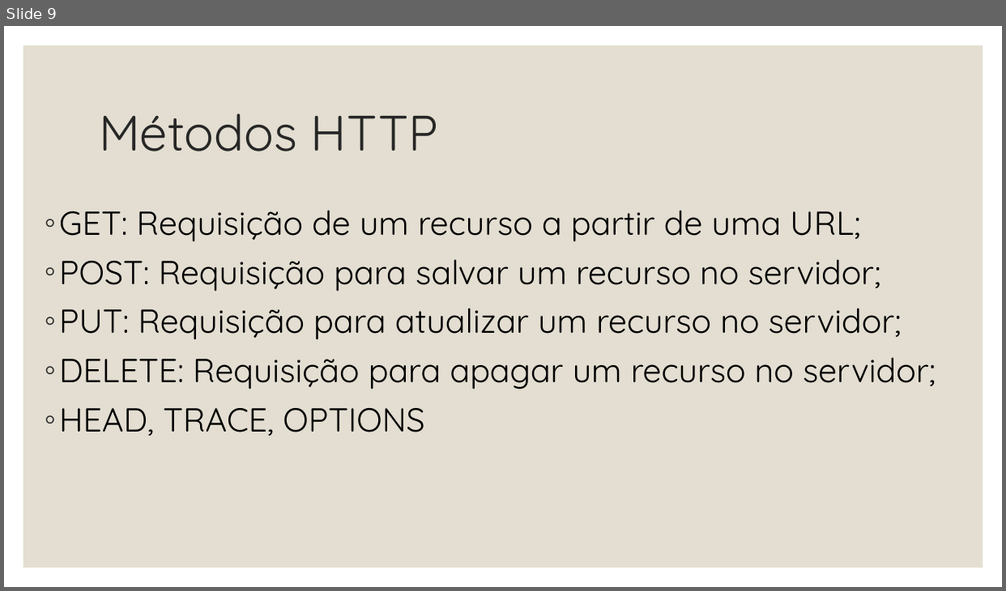
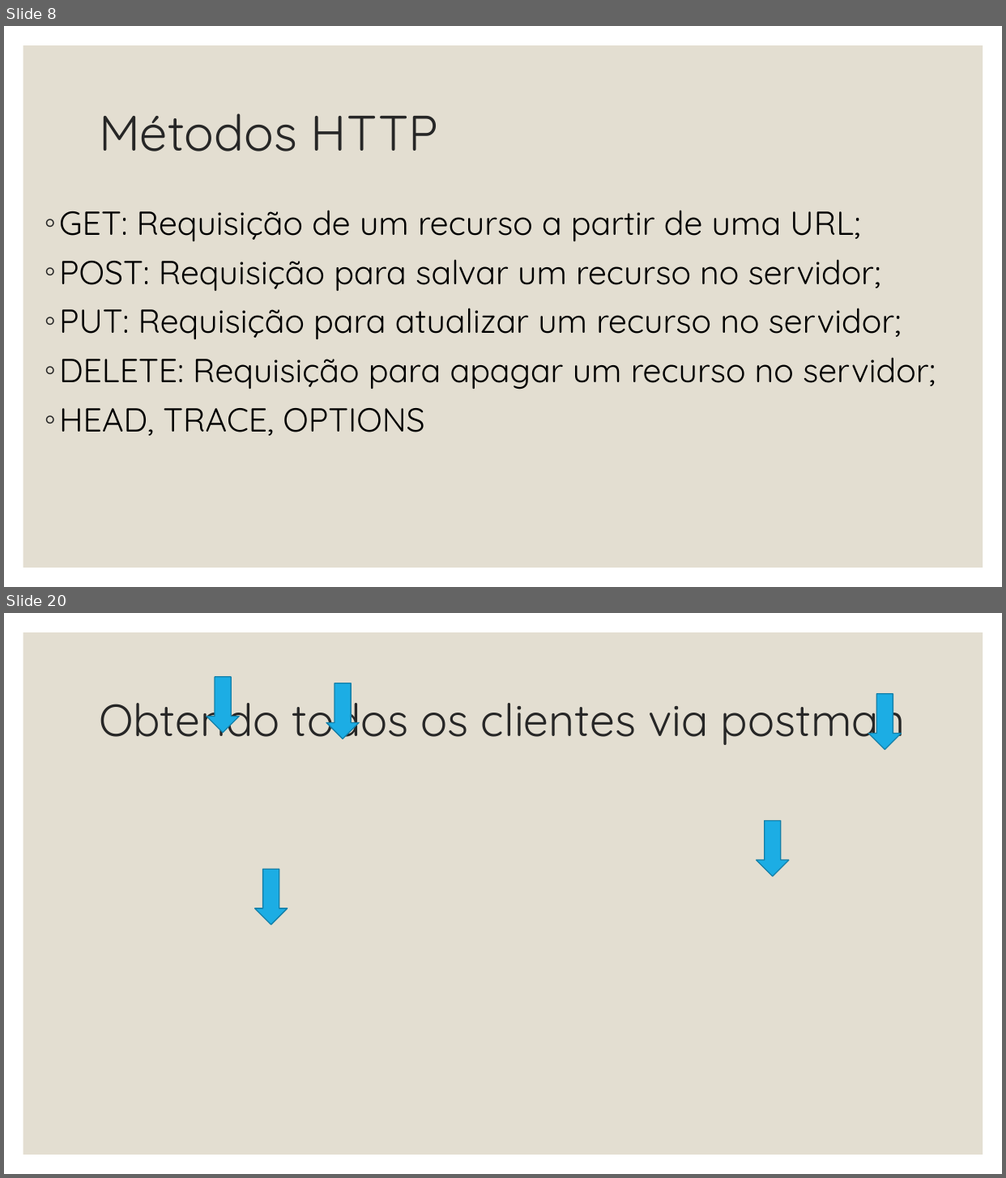
Before and after one commit to duarterafael/web-programming-classroom, a slide deck: classes/Aula 4-Arquitetura REST - Tipos de requests - Camada model e geração de banco de dados.pptx. Shown one above the other, each under a label of ours: slide 9 before the commit, slides 8 and 20 after it; the slides between them are not shown. The pictures are 1006x591 and 1006x1178 pixels, drawn with LibreOffice and Linux fonts; fonts in the diff are those of the drawing; background and template pictures are left out. Boxes give left, top, right and bottom in pixels: in the first picture for what was removed or moved away, otherwise in the second. Text is boxed around its words. In the diff, an @@ line names an element or a change of style, - is before the commit and + after.

```diff
--- a/classes/Aula 4-Arquitetura REST - Tipos de requests - Camada model e geração de banco de dados.pptx
+++ b/classes/Aula 4-Arquitetura REST - Tipos de requests - Camada model e geração de banco de dados.pptx
@@ slide 20 added at [4,613,1002,1174], background picture (left out); not listed: 1 template element that a slide beside it also shows @@
@@ right arrow added at [206,677,239,732], fill #1CADE4, outline #1580A9 1 pt @@
@@ right arrow added at [326,683,359,739], fill #1CADE4, outline #1580A9 1 pt @@
@@ title added at [99,690,905,748], 43.2 pt, text #262626 @@
+Obtendo todos os clientes via postman
@@ right arrow added at [869,694,901,750], fill #1CADE4, outline #1580A9 1 pt @@
@@ right arrow added at [756,820,789,876], fill #1CADE4, outline #1580A9 1 pt @@
@@ right arrow added at [255,870,288,925], fill #1CADE4, outline #1580A9 1 pt @@
@@ what was slide 9 is now slide 8 @@
```
Also in this commit, not shown: 22 other slides added, 2 slides removed, 2 other files.
